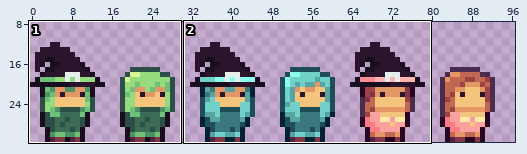
Two versions of one pixel-art file, Witchlight Woods/Assets/Sprites/player.ase. Above: a wide view before the commit, with the close-up outlined.
Close-up. The starting point:
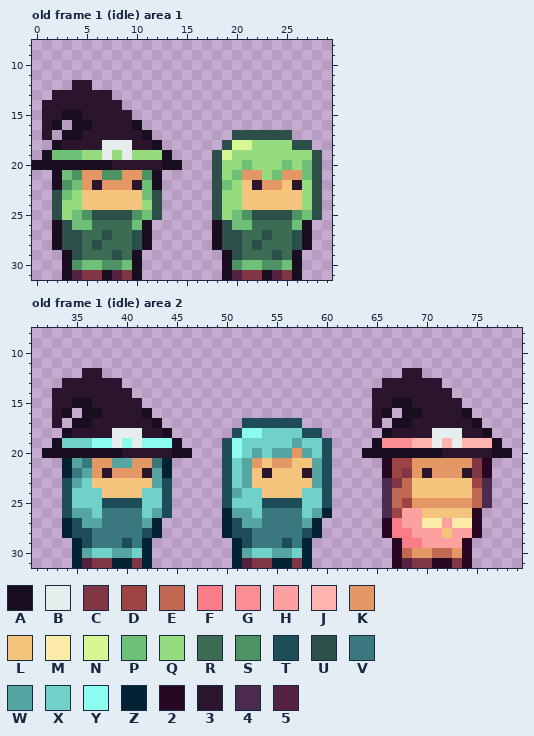
112x32 pixels, 33 frames. Shown: old frame 1 (idle) area 1: x 0..29, y 8..31; old frame 1 (idle) area 2: x 31..79, y 8..31. The wide view leaves out empty margins. The commit also changed other frames or places, which this record leaves out.
Visible layers, top first: "hats", "head", "body".
Palette (. is transparent): A #180e1f  B #e6eeed  C #813645  D #9d4343  E #c06852  F #fb7c86  G #fb8e93  H #fca1a0  J #fdb4ae  K #e39764  L #f5c47c  M #fceba8  N #d5f893  P #6ec077  Q #96dc7f  R #3c6c54  S #4e9363  T #1e4d58  U #2c5049  V #39797e  W #55a5a3  X #70d1c9  Y #8bfcee  Z #022132  2 #280722  3 #2a152d  4 #4b2c4e  5 #542240
Pixels before, old frame 1 (idle) area 1, first column x 0:
12 ....33.......................
13 ..333333.....................
14 .33333333....................
15 .33AA33333...................
16 .3A.AA3333A..................
17 .3.AA333333A........UUUUUU...
18 ..A3333BBB33A......UNNQQQQUU.
19 .APPPQQBQBQQQA....UNQQQQQQQQU
20 AAAAAAAA33333AA...UQQPQQQPQPU
21 ..APSKKSSKKSA.....UQPKKQPKKPU
22 ..ASPK3KKK3PA.....UPQL3KKL3QU
23 ..UPQLLLLLLPU.....UQQLLLLLLQU
24 ..UQQLLLLLLQU.....UQQLLLLLLQU
25 ..UQPSUUUUSPU.....UQPSUUUUSPU
26 ..AUPPRRRRPA......AUPPRRRRPA.
27 ..AUURRURRUA......AUURRURRUA.
28 ..AUURURRRUA......AUURURRRUA.
29 ...AURRRURA........AURRRURA..
30 ...ASPPSSPA........ASPPSSPA..
31 ...A5CCA5CA........A5CCA5CA..
Pixels before, old frame 1 (idle) area 2, first column x 32:
12 ....33..............................33.........
13 ..333333..........................333333.......
14 .33333333........................33333333......
15 .33AA33333.......................33AA33333.....
16 .3A.AA3333A......................3A.AA3333A....
17 .3.AA333333A........TTTTTT.......3.AA333333A...
18 ..A3333BBB33A......TYYXXXXTT......A3333BBB33A..
19 .AXXXYYBYBYYYA....TYXXXXXWXXT....AGGGJJBJBJJJA.
20 AAAAAAAA33333AA...TYXWXWWKWXT...AAAAAAAA33333AA
21 ..ZWVKKWWKKVZ.....TXWKLKKLLWT.....2DDKKKKKKC2..
22 ..ZVWK3KKK3WZ.....TXWL3LLL3WT.....2DCK3KKK3C2..
23 ..TWXLLLLLLWT.....TXWLLLLLLWT.....4CELLLLLLD4..
24 ..TXXXLLLLXXT.....TWXXLLLLXXT.....4EELLLLLLE4..
25 ..TXXXTTTTXXT.....TXXXTTTTXXT.....4EDKKKKKKE4..
26 ..TWWXVVVVXWT.....ZWWXVVVVXWZ.....4DHHLLLLL2...
27 ..ZTWWVVVVWZ......ZTWWVVVVWZ......2FHHMMHMM2...
28 ..ZTTVVVVVTZ......ZTTVVVVVTZ......2FFHHHLHH2...
29 ...ZTVVVTVZ........ZTVVVTVZ........2FFHHHH2....
30 ...ZWXXWWXZ........ZWXXWWXZ........2EKKEEK2....
31 ...Z5CCZZCZ........Z5CCZZCZ........25CC22C2....
After the commit:
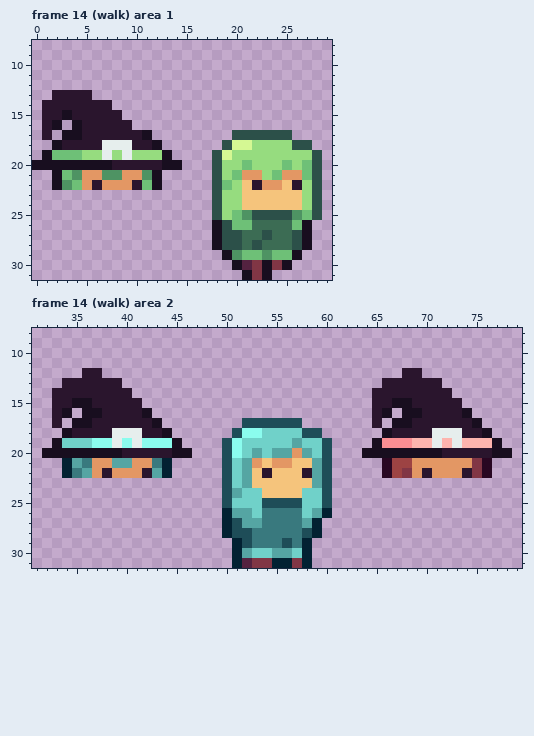
A new or re-ordered frame is compared with the old frame closest to it.
Message: player animations to all 1 possiosons
The edit:
{"change": "frames re-ordered"}
{"where": "frame 14 (walk) area 1 against old frame 1 (idle), layers \"hats\", \"head\", \"body\""}
{"frame":14,"y":12,"x":4,"old":"33","new":".."}
{"frame":14,"y":13,"x":6,"old":"33","new":".."}
{"frame":14,"y":14,"x":8,"old":"3","new":"."}
{"frame":14,"y":15,"x":4,"old":"A","new":"3"}
{"frame":14,"y":15,"x":9,"old":"3","new":"."}
{"frame":14,"y":16,"x":5,"old":"A","new":"3"}
{"frame":14,"y":16,"x":10,"old":"A","new":"."}
{"frame":14,"y":23,"x":2,"old":"UPQLLLLLLPU","new":"..........."}
{"frame":14,"y":24,"x":2,"old":"UQQLLLLLLQU","new":"..........."}
{"frame":14,"y":25,"x":2,"old":"UQPSUUUUSPU","new":"..........."}
{"frame":14,"y":26,"x":2,"old":"AUPPRRRRPA","new":".........."}
{"frame":14,"y":27,"x":2,"old":"AUURRURRUA","new":".........."}
{"frame":14,"y":28,"x":2,"old":"AUURURRRUA","new":".........."}
{"frame":14,"y":29,"x":3,"old":"AURRRURA","new":"........"}
{"frame":14,"y":29,"x":20,"old":"URRRUR","new":"SPPSPP"}
{"frame":14,"y":30,"x":3,"old":"ASPPSSPA","new":"........"}
{"frame":14,"y":30,"x":19,"old":"ASPPSSPA","new":".A5CACA."}
{"frame":14,"y":31,"x":3,"old":"A5CCA5CA","new":"........"}
{"frame":14,"y":31,"x":19,"old":"A5C","new":"..A"}
{"frame":14,"y":31,"x":24,"old":"5CA","new":"..."}
{"where": "frame 14 (walk) area 2 against old frame 1 (idle), layers \"head\", \"body\""}
{"frame":14,"y":23,"x":34,"old":"TWXLLLLLLWT","new":"..........."}
{"frame":14,"y":23,"x":66,"old":"4CELLLLLLD4","new":"..........."}
{"frame":14,"y":24,"x":34,"old":"TXXXLLLLXXT","new":"..........."}
{"frame":14,"y":24,"x":66,"old":"4EELLLLLLE4","new":"..........."}
{"frame":14,"y":25,"x":34,"old":"TXXXTTTTXXT","new":"..........."}
{"frame":14,"y":25,"x":66,"old":"4EDKKKKKKE4","new":"..........."}
{"frame":14,"y":26,"x":34,"old":"TWWXVVVVXWT","new":"..........."}
{"frame":14,"y":26,"x":66,"old":"4DHHLLLLL2","new":".........."}
{"frame":14,"y":27,"x":34,"old":"ZTWWVVVVWZ","new":".........."}
{"frame":14,"y":27,"x":66,"old":"2FHHMMHMM2","new":".........."}
{"frame":14,"y":28,"x":34,"old":"ZTTVVVVVTZ","new":".........."}
{"frame":14,"y":28,"x":66,"old":"2FFHHHLHH2","new":".........."}
{"frame":14,"y":29,"x":35,"old":"ZTVVVTVZ","new":"........"}
{"frame":14,"y":29,"x":67,"old":"2FFHHHH2","new":"........"}
{"frame":14,"y":30,"x":35,"old":"ZWXXWWXZ","new":"........"}
{"frame":14,"y":30,"x":67,"old":"2EKKEEK2","new":"........"}
{"frame":14,"y":31,"x":35,"old":"Z5CCZZCZ","new":"........"}
{"frame":14,"y":31,"x":67,"old":"25CC22C2","new":"........"}
{"label":"changed","picture_box":[72,80,142,130]}
{"label":"erased","picture_box":[52,190,162,280]}
{"label":"changed","picture_box":[222,250,302,280]}
{"label":"erased","picture_box":[62,478,172,568]}
{"label":"erased","picture_box":[382,478,492,568]}
